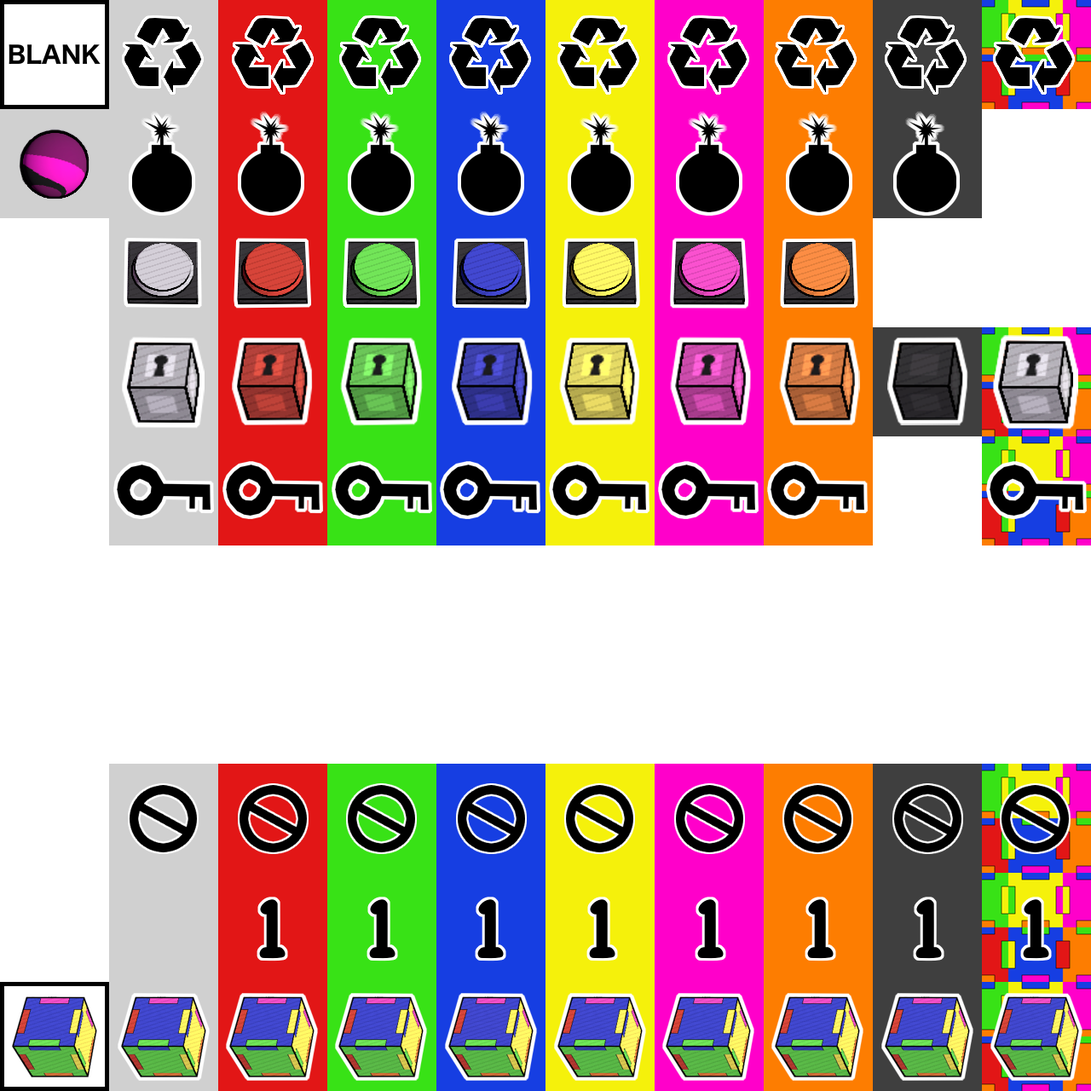
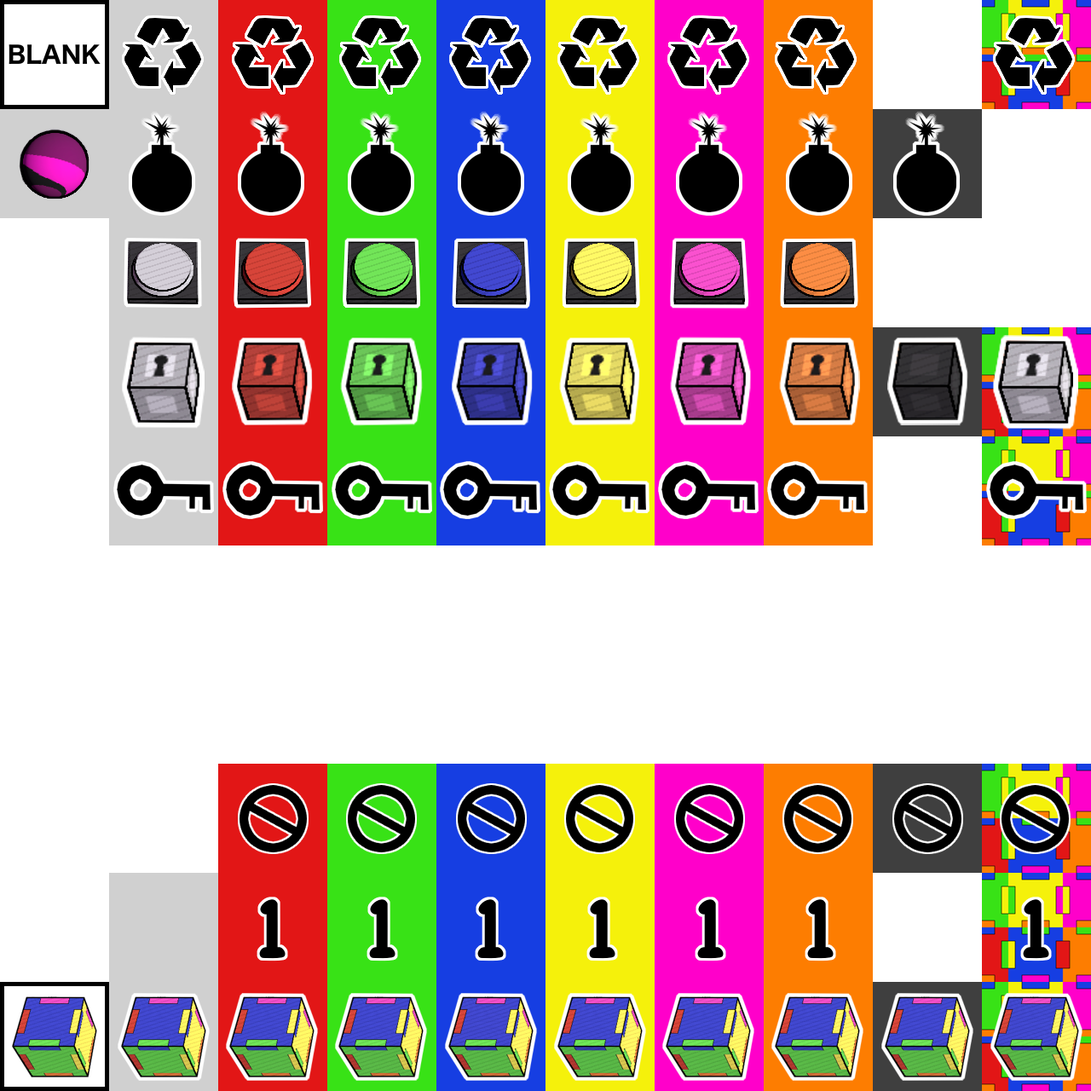
Layered file, before and after one edit (w=1091, h=1091). Changes by layer:
removed layer "recycle" from group "default" over (873, 0, 983, 110)
painted on "Paint Layer 19" (1st of 3, in "default") over (873, 0, 983, 110)
added layer "Paint Layer 19" (3rd of 3, in "default") in group "default" over (873, 0, 983, 110)
hid "black" (1st of 8, in "default") over (873, 0, 983, 110)
painted on "Copy of detonator" (2nd of 2, in "detonator") over (873, 54, 983, 110)
hid "Copy of Paint Layer 21 Merged" (8th of 8, in "uncounted") over (109, 764, 219, 874)
painted on "red" (6th of 8, in "uncounted") over (164, 764, 219, 874)
hid "gray" (6th of 9, in "uncounted") over (109, 764, 219, 874)
hid "Paint Layer 21" (2nd of 3, in "single_use"), moved it above "Paint Layer 21", painted on it over (873, 873, 983, 983)
renamed "Paint Layer 20" to "Paint Layer 21", painted on it over (873, 873, 983, 983)
hid "black" (7th of 8, in "single_use") over (873, 873, 983, 983)
painted on "Copy of player_start" (3rd of 13, in "player_start") over (932, 936, 983, 983)
